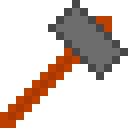
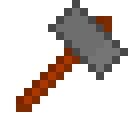
The second 128 x 128 image is a revision of the first. Changes to its layers:
painted on "head" over [88, 40, 120, 72]
painted on "handle" over [0, 16, 112, 128]
